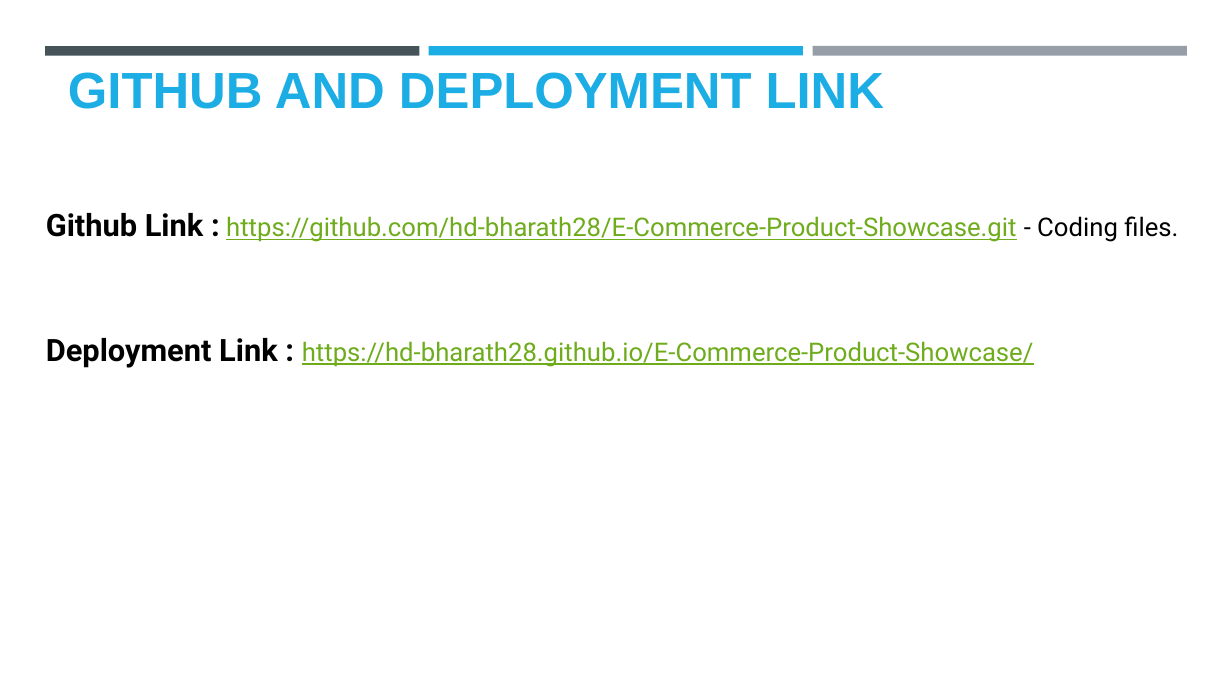
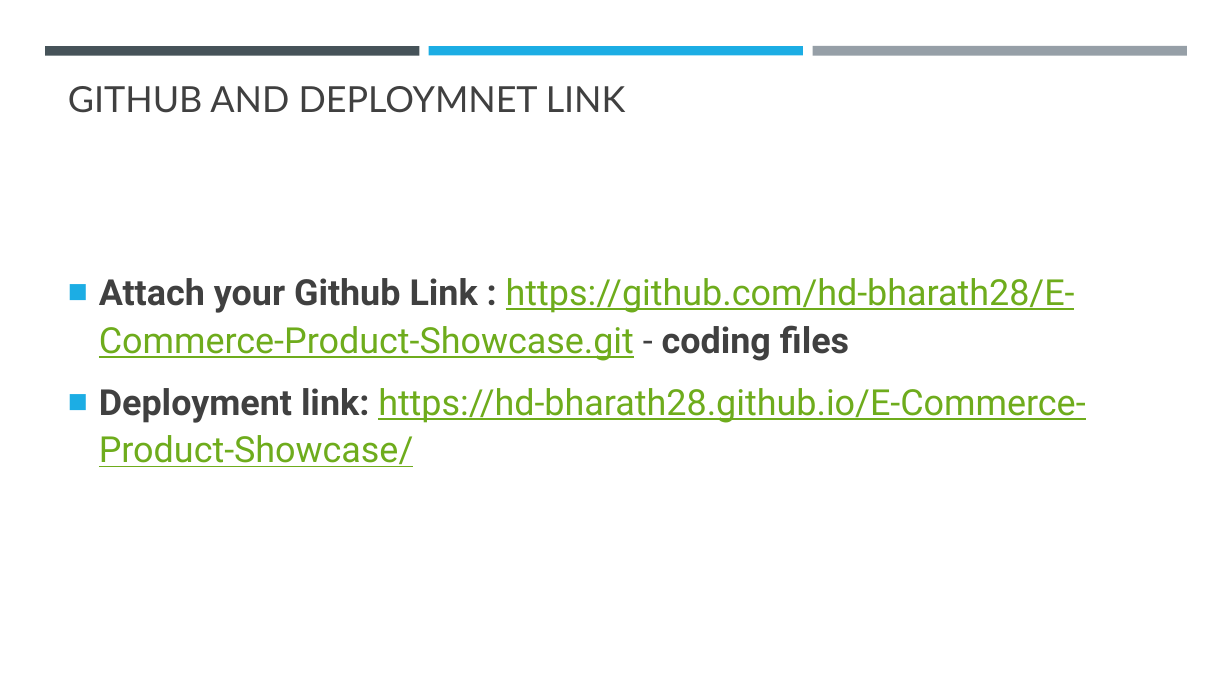
Before and after one commit to hd-bharath28/E-Commerce-Product-Showcase, a slide deck: slide 11 of Project Template.pptx (slide 8 before the commit). Drawn at 1232x693 pixels with LibreOffice and Linux fonts; fonts in the diff are those of the drawing; background and template pictures are left out. Boxes give left, top, right and bottom in pixels: in the first picture for what was removed or moved away, otherwise in the second. Text is boxed around its words. In the diff, an @@ line names an element or a change of style, - is before the commit and + after.

```diff
--- a/Project Template.pptx
+++ b/Project Template.pptx
@@ title at [68,86,626,113]: text changed; size 39.6 to 28 pt; font Arial to Lato; text colour #1CADE4 to #404040; bold off @@
-GITHUB AND DEPLOYMENT LINK
+GITHUB AND DEPLOYMNET LINK
@@ text removed at [46,213,1178,242] @@
-Github Link : https://github.com/hd-bharath28/E-Commerce-Product-Showcase.git - Coding files.
@@ text added at [99,278,1085,467], 28 pt, text #6EAC1C, underline @@
+■ Attach your Github Link : https://github.com/hd-bharath28/E-Commerce-Product-Showcase.git - coding files
+■ Deployment link: https://hd-bharath28.github.io/E-Commerce-Product-Showcase/
@@ text removed at [46,338,1034,368] @@
-Deployment Link : https://hd-bharath28.github.io/E-Commerce-Product-Showcase/
```
Also in this commit, not shown: 3 other slides changed, 3 slides added.
